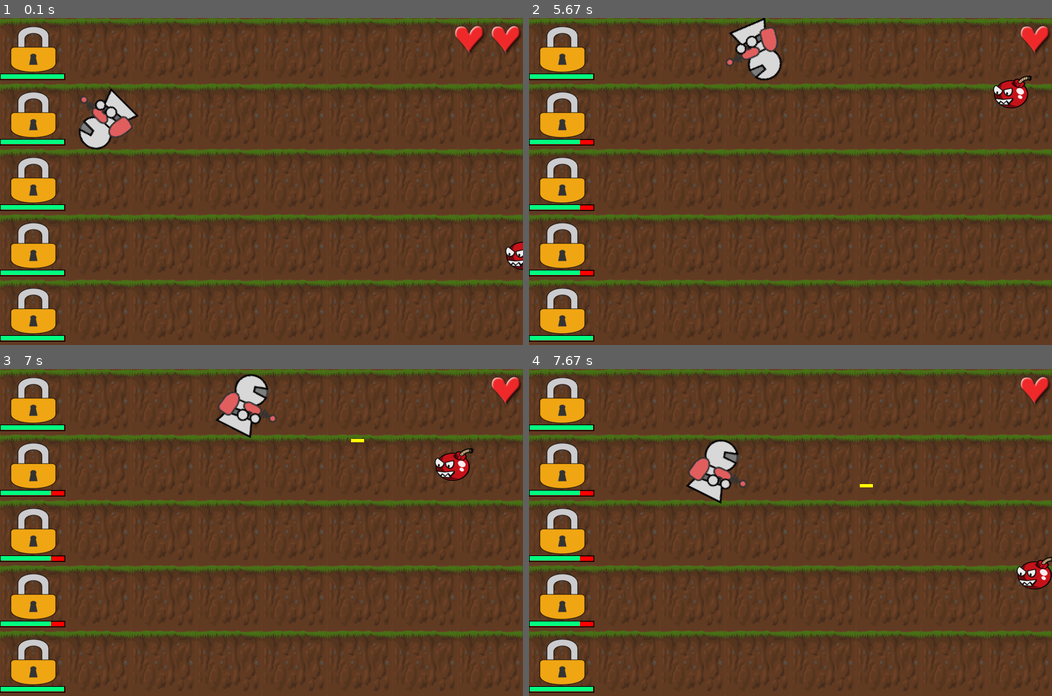
Above: before the commit, frames 1-4 (two rows, left to right).
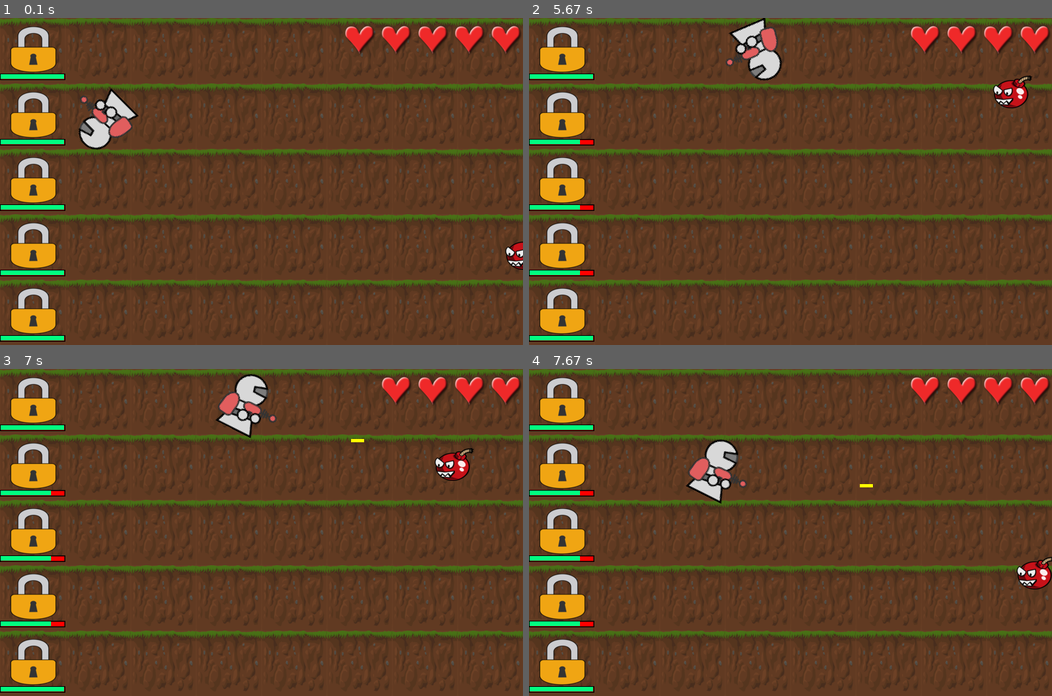
Above: after the commit, the same moments.

Repository: haeunsong/pygame_project
Game: pygame game, started from class.py
The game is run twice, just before and just after one commit, with the same random seed, the same clock (stepped at 60 frames per second) and the same inputs.
Inputs (mouse positions are in pixels of both pictures, inside the frame that each line leads up to):
- Up to frame 1 (0.1 s): no input
- Up to frame 2 (5.67 s): hold D 0.33-0.8 s; move the mouse to (769, 194) at 0.37 s; hold W 0.83-1.13 s; move the mouse to (957, 171) at 0.87 s; hold D 1.17-1.63 s; move the mouse to (664, 184) at 1.2 s; hold A 1.67-2.2 s; move the mouse to (628, 132) at 1.7 s; hold S 2.23-2.53 s; move the mouse to (868, 67) at 2.27 s; hold A 2.57-2.97 s; move the mouse to (853, 210) at 2.6 s; hold W 3-3.37 s; move the mouse to (800, 70) at 3.03 s; hold D 3.4-4.03 s; move the mouse to (602, 171) at 3.43 s; hold S 4.07-4.43 s; move the mouse to (795, 217) at 4.1 s; hold A 4.47-4.93 s; move the mouse to (774, 125) at 4.5 s; hold D 4.97-5.43 s; move the mouse to (926, 233) at 5 s; hold W from 5.47 s (still down); move the mouse to (706, 73) at 5.5 s
- Up to frame 3 (7 s): release W at 5.77 s; hold D 5.8-6.27 s; move the mouse to (397, 503) at 5.83 s; move the mouse to (423, 525) at 6.3 s; click (423, 525) at 6.35 s; hold A from 6.63 s (still down); click (449, 506) at 6.72 s
- Up to frame 4 (7.67 s): release A at 7.17 s; hold S 7.2-7.5 s; click (900, 473) at 7.28 s; hold A from 7.53 s (still down); click (973, 597) at 7.62 s

The runs differ from the first frame. In frame 1, 0.9% of the frame differs, in the area x 66-86%, y 2-11%; in frame 2, 0.9%; in frame 3, 0.9%; in frame 4, 0.9%.

Commit message:
boss생성 전 최종코드

Diff:
--- a/class.py
+++ b/class.py
@@ -21,7 +21,7 @@
     def __init__(self):
         self.image = pygame.image.load(os.path.join(image_path, 'alien.png'))
         self.rect = pygame.Rect(self.image.get_rect())
-        self.hp = 2
+        self.hp = 5
 
     def draw(self):
         self.mousepos = pygame.mouse.get_pos()
@@ -46,9 +46,8 @@
         self.image = pygame.image.load(os.path.join(image_path, 'badguy.png'))
         self.rect = pygame.Rect(self.image.get_rect())
 
-    def draw(self):
-        pass
-
+    def draw(self,badguy):
+        screen.blit(self.image,badguy)
 
 class Padlock:
     padlock_info = dict(id0=94,id1=94,id2=94,id3=94,id4=94)
@@ -67,7 +66,6 @@
     def collision(self,badguy,badguys,bangy,enemy,enemyindex):
         self.badguy = badguy
         self.bangy = bangy # 폭탄 터지는 이미지
-        # self.enemyindex = enemyindex
         enemy.rect.left = badguy[0]
         enemy.rect.top = badguy[1]
 
@@ -75,7 +73,7 @@
         sectionId = ['id0','id1','id2','id3','id4']
 
         for i in range(0,5):
-            if badguy[1]>section[i] and badguy[1]<section[i+1]:
+            if badguy[1]>section[i] and badguy[1]<=section[i+1]:
                 tmpId = sectionId[i]
                 break
 
@@ -153,12 +151,11 @@
             index = 0
 
             for badguy in badguys:
-
                 badguy[0]-=9 # 적의 x좌표를 조정하여 이동속도 조절 가능
 
+                # 자물쇠와 적의 충돌처리
                 # 좌표를 벗어나면 hp감소하는 걸로 함.
                 bangy = badguy[1]+5
-
                 padlock.collision(badguy,badguys,bangy,enemy,index)
 
                 # 화살과 적의 충돌처리
@@ -183,7 +180,7 @@
 
             # 모든 적을 그림
             for badguy in badguys:
-                screen.blit(enemy.image,badguy)
+                enemy.draw(badguy)
 
             # 자물쇠 hp 처리
             hpy = 86
@@ -253,8 +250,8 @@
                         if event.key==pygame.K_q:
                             exitKey[0]=False
 
-                sysfont = pygame.font.SysFont(None,80)
-                text = sysfont.render("GAME OVER!!",True,(0,255,255))
+                font = pygame.font.Font(None,80)
+                text = font.render("GAME OVER!!",True,(0,255,255))
                 text_rect = text.get_rect()
                 text_rect.center = (400,250)
                 screen.blit(text,text_rect.topleft)
